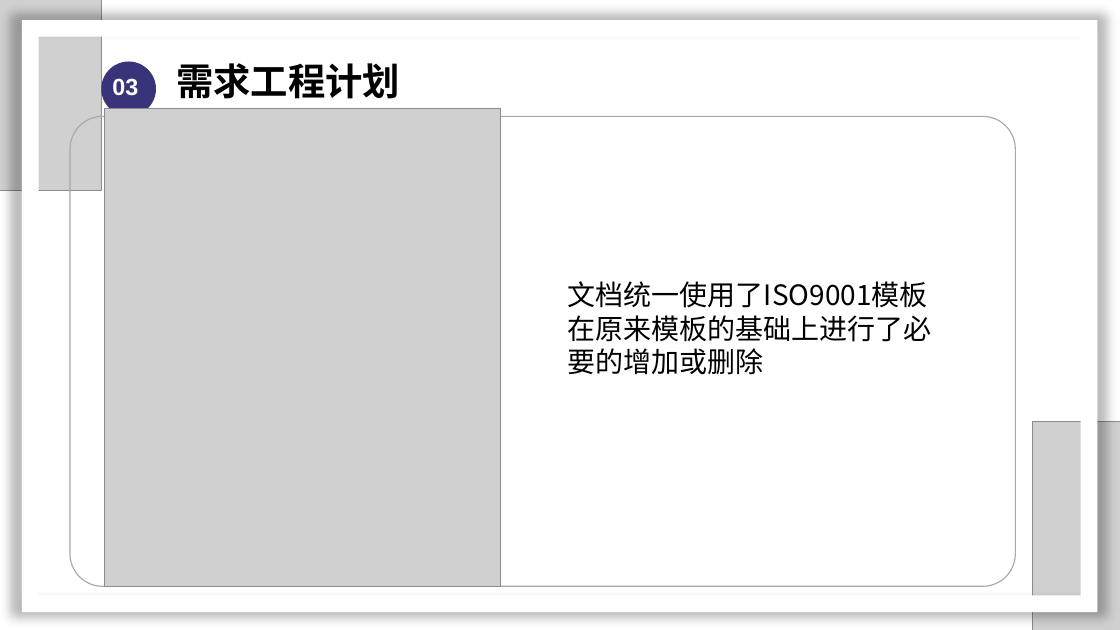
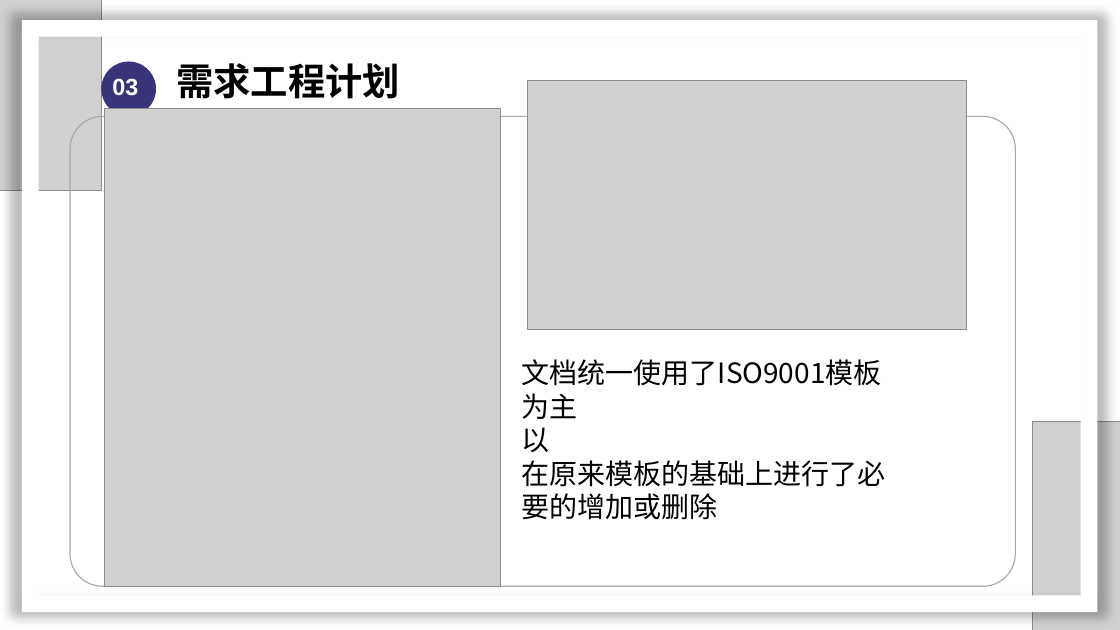
Before and after one commit to SarielX98/PRD2018G14, a slide deck: slide 31 of 受控文档/PPT/PRD2018-G14-软件需求工程审核PPT.pptx (slide 29 before the commit). Drawn at 1120x630 pixels with LibreOffice and Linux fonts; fonts in the diff are those of the drawing; grey boxes stand for pictures; background and template pictures are left out. Boxes give left, top, right and bottom in pixels: in the first picture for what was removed or moved away, otherwise in the second. Text is boxed around its words. In the diff, an @@ line names an element or a change of style, - is before the commit and + after.

```diff
--- a/受控文档/PPT/PRD2018-G14-软件需求工程审核PPT.pptx
+++ b/受控文档/PPT/PRD2018-G14-软件需求工程审核PPT.pptx
@@ picture added at (528,81,966,330) @@
@@ text "文档统一使用了ISO9001模板为主": place and size @@
-text "文档统一使用了ISO9001模板为主" at (568,281,932,375)
+text "文档统一使用了ISO9001模板为主" at (522,359,886,520)
@@ text at (522,359,882,453): text changed @@
-文档统一使用了ISO9001模板
+文档统一使用了ISO9001模板为主
+以
```
Also in this commit, not shown: 10 other slides changed, 8 slides added, 4 other files.
